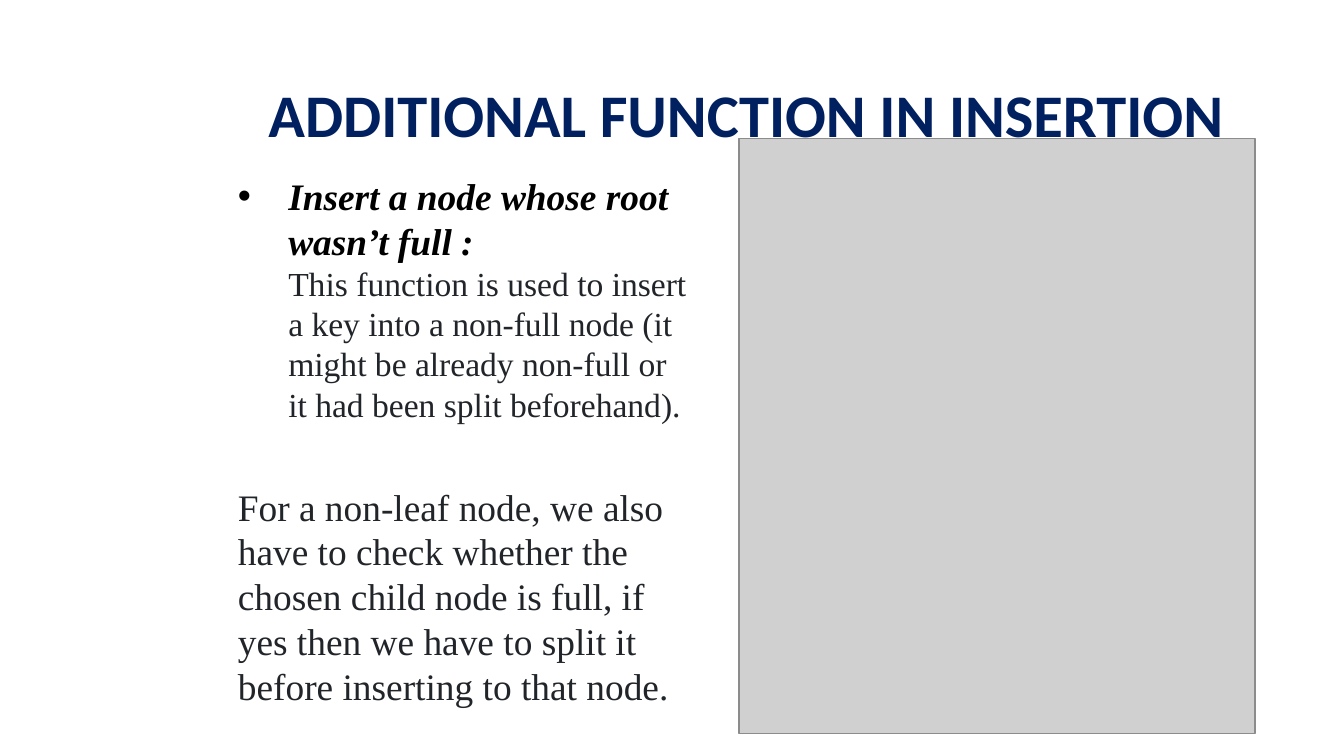
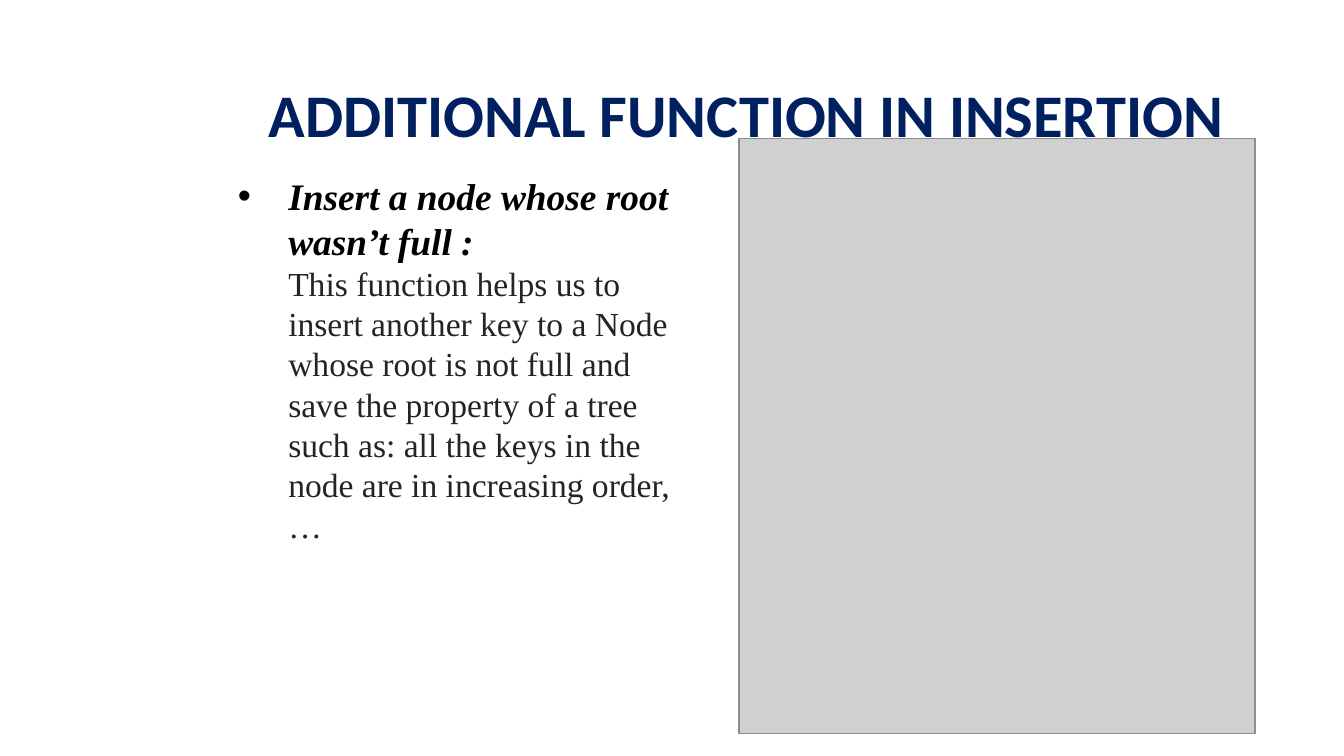
Before and after one commit to viettungvuong/Seminar, a slide deck: slide 30 of Seminarcopy.pptx (slide 28 before the commit). Drawn at 1344x756 pixels with LibreOffice and Linux fonts; fonts in the diff are those of the drawing; grey boxes stand for pictures; background and template pictures are left out. Boxes give left, top, right and bottom in pixels: in the first picture for what was removed or moved away, otherwise in the second. Text is boxed around its words. In the diff, an @@ line names an element or a change of style, - is before the commit and + after.

```diff
--- a/Seminarcopy.pptx
+++ b/Seminarcopy.pptx
@@ text at (288,184,670,504): text changed; size 20 to 18 pt @@
-• Insert a node whose root wasn’t full :
-  This function is used to insert a key into a non-full node (it might be already non-full or it had been split beforehand).
-For a non-leaf node, we also have to check whether the chosen child node is full, if yes then we have to split it before inserting to that node.
+• Insert a node whose root wasn’t full :
+  This function helps us to insert another key to a Node whose root is not full and save the property of a tree such as: all the keys in the node are in increasing order, …
```
Also in this commit, not shown: 2 other slides changed, 2 slides added, 2 other files.
